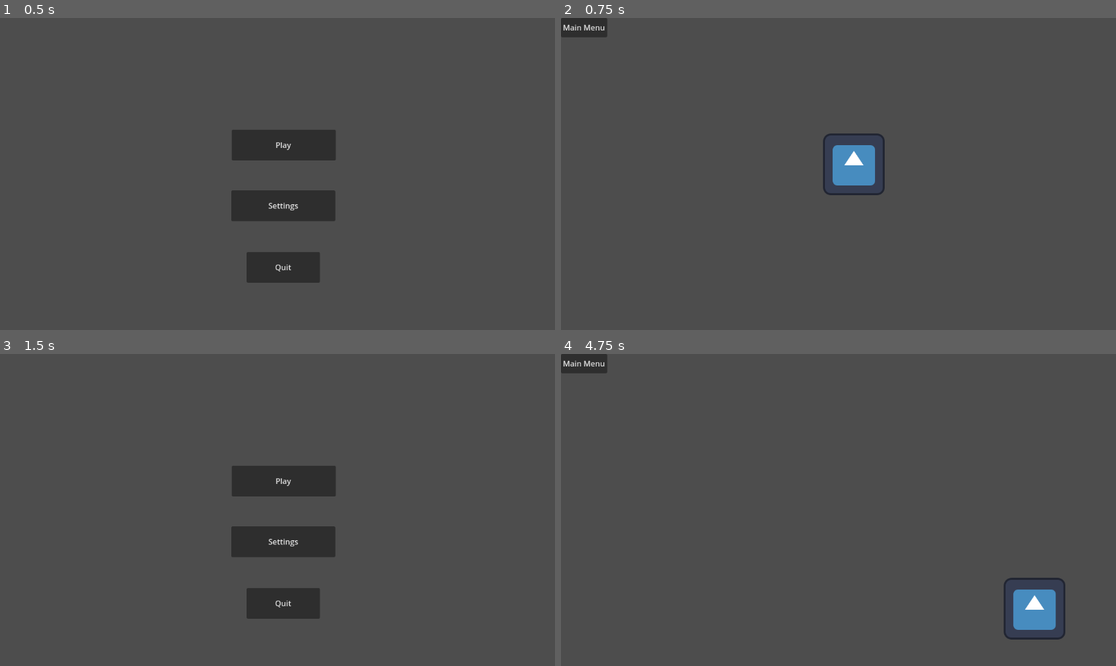
Above: before the commit, frames 1-4 (two rows, left to right).
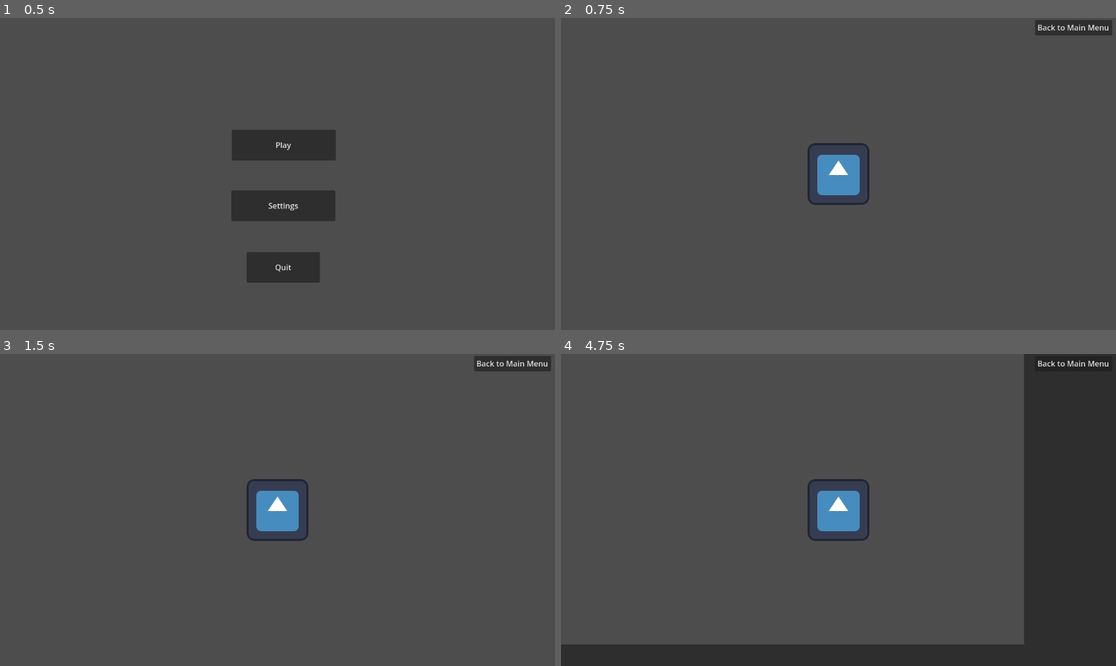
Above: after the commit, the same moments.

Repository: MrMorgam/game-project
Game: Godot game, scene res://Main Menu/main_menu.tscn
The game is run twice, just before and just after one commit, with the same random seed, the same clock (stepped at 60 frames per second) and the same inputs. The engine's default icon, where the game draws it, is replaced by a stand-in: a white triangle on a blue panel in a dark square.
Inputs (mouse positions are in pixels of both pictures, inside the frame that each line leads up to):
- Up to frame 1 (0.5 s): no input
- Up to frame 2 (0.75 s): click "Play" at 0.5 s
- Up to frame 3 (1.5 s): click (22, 363) at 1.25 s, where only the run before the commit has a clickable "Main Menu"
- Up to frame 4 (4.75 s): click (1071, 363) at 2 s, where only the run after the commit has a clickable "Back to Main Menu"; click "Play" at 2.75 s; tap Enter at 3.5 s; hold Right (ui_right) 3.53-4.28 s; hold Down (ui_down) from 4.28 s (still down)

Frame 1 is identical in both runs. In frame 2, 2.7% of the frame differs, in the area x 0-100%, y 0-60%; in frame 3, 6.2%; in frame 4, 24%, in the area x 0-100%, y 0-100%.

Commit message:
Adding the camera

Diff:
--- a/Player/player.gd
+++ b/Player/player.gd
@@ -18,3 +18,7 @@
 		velocity.y = move_toward(velocity.y, 0 , SPEED)
 
 	move_and_slide()
+
+
+func _on_button_pressed():
+	get_tree().change_scene_to_file("res://Main Menu/main_menu.tscn")
--- a/Player/player.tscn
+++ b/Player/player.tscn
@@ -2,10 +2,6 @@
 
 [ext_resource type="Texture2D" uid="uid://buog54h6pq28h" path="res://Player/icon.svg" id="1_kvo6v"]
 [ext_resource type="Script" path="res://Player/player.gd" id="1_p5uoq"]
-
-[sub_resource type="CapsuleShape2D" id="CapsuleShape2D_jwru7"]
-radius = 64.0
-height = 128.0
 
 [sub_resource type="SpriteFrames" id="SpriteFrames_fcrhe"]
 animations = [{
@@ -18,11 +14,32 @@
 "speed": 5.0
 }]
 
+[sub_resource type="CapsuleShape2D" id="CapsuleShape2D_jwru7"]
+radius = 64.0
+height = 128.0
+
 [node name="Player" type="CharacterBody2D"]
 script = ExtResource("1_p5uoq")
 
-[node name="CollisionShape2D" type="CollisionShape2D" parent="."]
+[node name="Animated_sprite" type="AnimatedSprite2D" parent="."]
+position = Vector2(-2.6226e-06, 2.6226e-06)
+scale = Vector2(1, 1)
+sprite_frames = SubResource("SpriteFrames_fcrhe")
+
+[node name="Collision_shape" type="CollisionShape2D" parent="."]
 shape = SubResource("CapsuleShape2D_jwru7")
 
-[node name="AnimatedSprite2D" type="AnimatedSprite2D" parent="."]
-sprite_frames = SubResource("SpriteFrames_fcrhe")
+[node name="Camera" type="Camera2D" parent="."]
+
+[node name="Back_to_main_menu" type="Button" parent="."]
+anchors_preset = 1
+anchor_left = 1.0
+anchor_right = 1.0
+offset_left = 408.0
+offset_top = -320.0
+offset_right = 568.0
+offset_bottom = -288.0
+grow_horizontal = 0
+text = "Back to Main Menu"
+
+[connection signal="pressed" from="Back_to_main_menu" to="." method="_on_button_pressed"]
--- a/World/world.tscn
+++ b/World/world.tscn
@@ -4,10 +4,10 @@
 [ext_resource type="PackedScene" uid="uid://bhn3428lpng3v" path="res://Player/player.tscn" id="2_wt6p1"]
 
 [sub_resource type="RectangleShape2D" id="RectangleShape2D_js6ej"]
-size = Vector2(1152, 24)
+size = Vector2(1576, 24)
 
 [sub_resource type="RectangleShape2D" id="RectangleShape2D_cy4ne"]
-size = Vector2(24, 648)
+size = Vector2(24, 1008)
 
 [node name="World" type="Node2D"]
 script = ExtResource("1_i43lb")
@@ -15,27 +15,44 @@
 [node name="Walls" type="StaticBody2D" parent="."]
 
 [node name="CollisionShape2D" type="CollisionShape2D" parent="Walls"]
-position = Vector2(576, 660)
+position = Vector2(540, 821)
 shape = SubResource("RectangleShape2D_js6ej")
 
 [node name="CollisionShape2D2" type="CollisionShape2D" parent="Walls"]
-position = Vector2(576, -11.875)
+position = Vector2(540, -164)
 shape = SubResource("RectangleShape2D_js6ej")
 
 [node name="CollisionShape2D3" type="CollisionShape2D" parent="Walls"]
-position = Vector2(-12, 324)
+position = Vector2(-236, 328)
 shape = SubResource("RectangleShape2D_cy4ne")
 
 [node name="CollisionShape2D4" type="CollisionShape2D" parent="Walls"]
-position = Vector2(1164, 324)
+position = Vector2(1316, 328)
 shape = SubResource("RectangleShape2D_cy4ne")
 
+[node name="Panel" type="Panel" parent="Walls"]
+offset_left = -1088.0
+offset_top = -152.0
+offset_right = -224.0
+offset_bottom = 808.0
+
+[node name="Panel2" type="Panel" parent="Walls"]
+offset_left = 1304.0
+offset_top = -152.0
+offset_right = 2168.0
+offset_bottom = 808.0
+
+[node name="Panel3" type="Panel" parent="Walls"]
+offset_left = -1088.0
+offset_top = 808.0
+offset_right = 2176.0
+offset_bottom = 1264.0
+
+[node name="Panel4" type="Panel" parent="Walls"]
+offset_left = -1088.0
+offset_top = -568.0
+offset_right = 2168.0
+offset_bottom = -152.0
+
 [node name="Player" parent="." instance=ExtResource("2_wt6p1")]
-position = Vector2(608, 304)
-
-[node name="Main_menu" type="Button" parent="."]
-offset_right = 96.0
-offset_bottom = 40.0
-text = "Main Menu"
-
-[connection signal="pressed" from="Main_menu" to="." method="_on_main_menu_pressed"]
+position = Vector2(544, 304)
